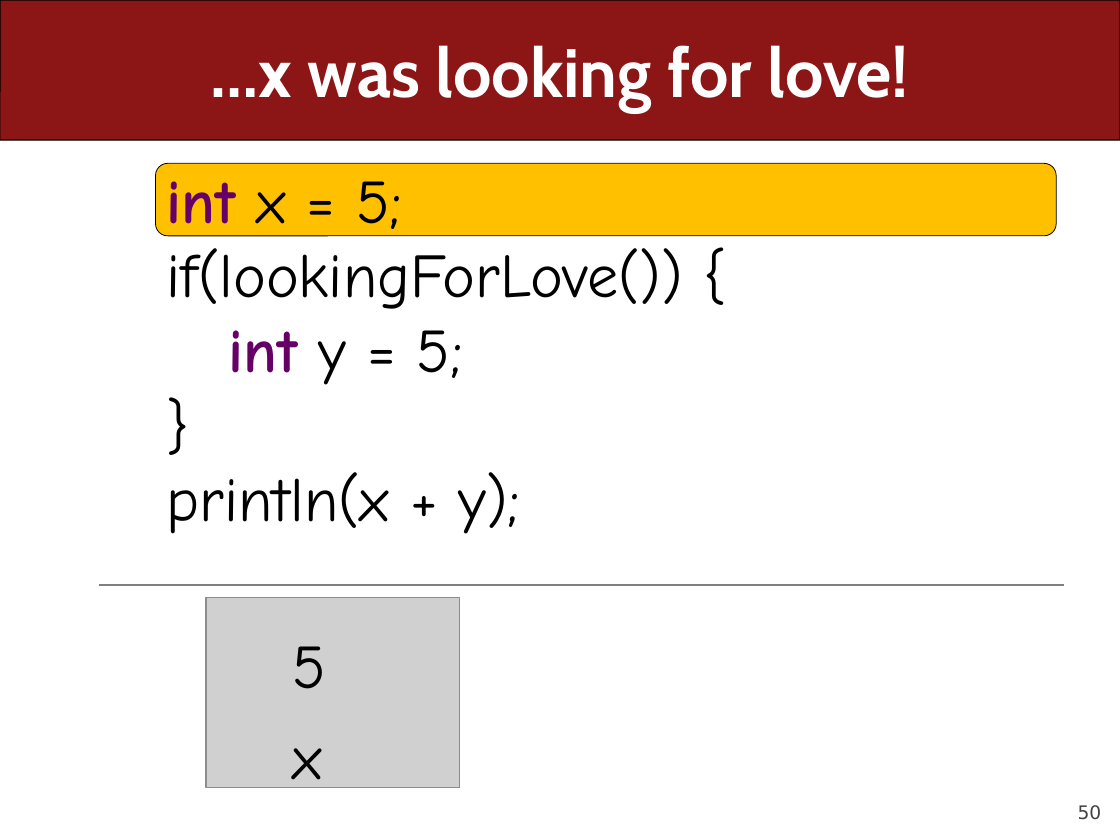
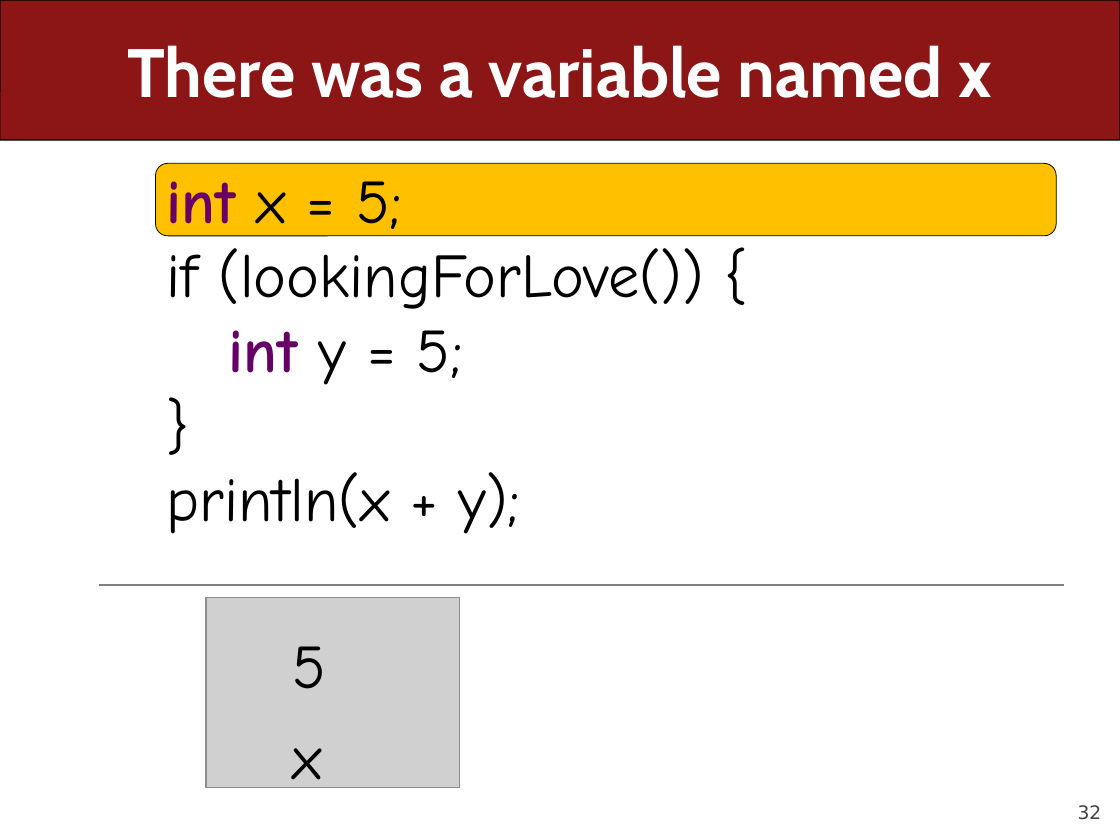
Before and after one commit to ckincaid17/cs106a-summer-2018, a slide deck: slide 32 of WWW/lectures/Lecture6/Lecture6.pptx (slide 50 before the commit). Drawn at 1120x840 pixels with LibreOffice and Linux fonts; fonts in the diff are those of the drawing; grey boxes stand for pictures. Boxes give left, top, right and bottom in pixels: in the first picture for what was removed or moved away, otherwise in the second. Text is boxed around its words. In the diff, an @@ line names an element or a change of style, - is before the commit and + after.

```diff
--- a/WWW/lectures/Lecture6/Lecture6.pptx
+++ b/WWW/lectures/Lecture6/Lecture6.pptx
@@ title at (127, 45, 992, 98): text changed @@
-…x was looking for love!
+There was a variable named x
@@ text at (167, 248, 704, 309): spaces changed @@
-if(lookingForLove()) {
+if (lookingForLove()) {
@@ page number at (1078, 805, 1102, 820): text changed @@
-50
+32
```
Also in this commit, not shown: 41 other slides changed, 7 slides added, 20 slides removed, 1 other file.
